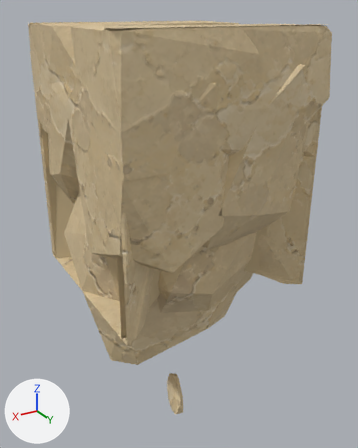
What one commit did to the glTF model assets/custom/models/ground_modules/ground_bottom_strip_04.glb.
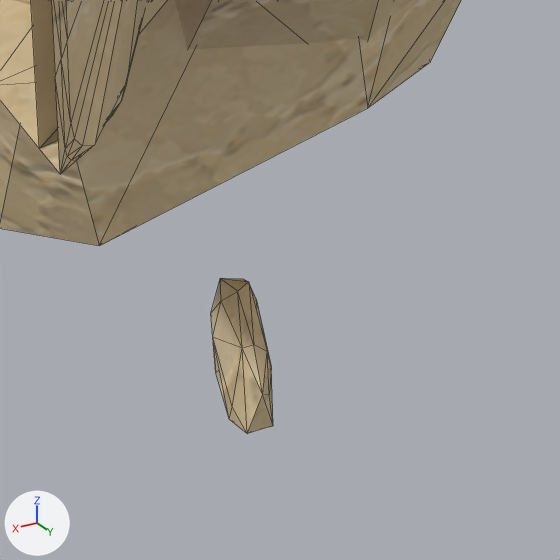
Each version appears first whole from a 50 mm camera at (1.701, 2.596, 0.963) aimed at (0.47, 0.544, -0.064), and next in a close-up on the part from 31% to 72% of the width and 67% to 100% of the height. Every picture has the same lights, and +X, +Y and +Z are marked at lower left. The first two pictures are the older version. The close-ups show mesh edges as thin lines. Vertices at exactly the same position are counted once.

The older version as bpy lines, for what is in view:
```python
me_groundbottomstrip04_bodyshouldermesh = bpy.data.meshes.new('GroundBottomStrip04_BodyShoulderMesh')
me_groundbottomstrip04_bodyshouldermesh.from_pydata(...)  # 965 vertices, 1728 faces; spans x 0.0..1.0, y -0.04..1.04, z -0.93..0.91
me_groundbottomstrip04_bodyshouldermesh.materials.append(mat_sandstone_plate_1_003)
me_groundbottomstrip04_bodyshouldermesh.materials.append(mat_sandstone_plate_2_003)
me_groundbottomstrip04_bodyshouldermesh.materials.append(mat_sandstone_plate_3_003)
me_groundbottomstrip04_bodyshouldermesh.materials.append(mat_sandstone_plate_4_003)
me_groundbottomstrip04_bodyshouldermesh.materials.append(mat_sandstone_plate_9_003)
me_groundbottomstrip04_bodyshouldermesh.materials.append(mat_sandstone_plate_10_003)
me_groundbottomstrip04_bodyshouldermesh.materials.append(mat_sandstone_plate_11_003)
me_groundbottomstrip04_bodyshouldermesh.materials.append(mat_sandstone_plate_12_003)
me_groundbottomstrip04_bodyshouldermesh.materials.append(mat_sandstone_plate_16_001)
me_groundbottomstrip04_bodyshouldermesh.materials.append(mat_groundmodulerecess)  # beige #cdb890
ob_groundbottomstrip04_body = bpy.data.objects.new('GroundBottomStrip04_Body', me_groundbottomstrip04_bodyshouldermesh)
ob_groundbottomstrip04_body.location = (0.0, 0.0, 0.0)
```
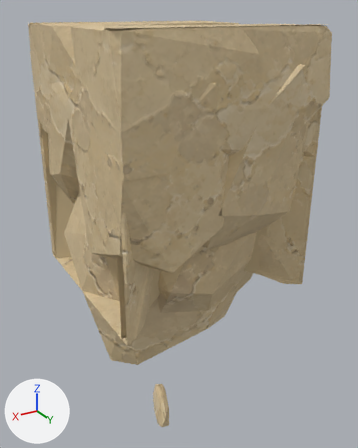
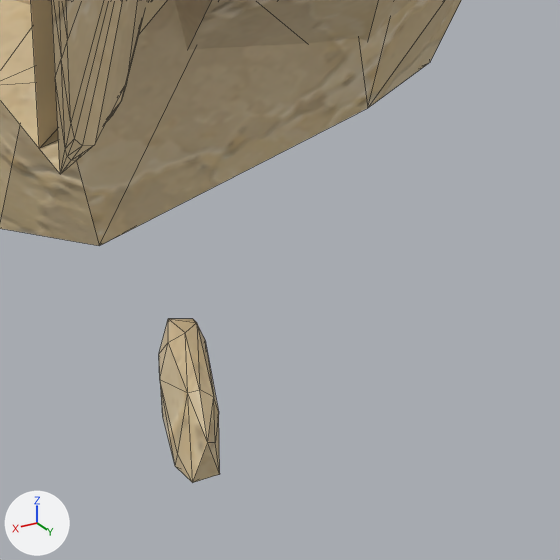
Patch to the scene script:
```diff
--- a/assets/custom/models/ground_modules/ground_bottom_strip_04.glb.py
+++ b/assets/custom/models/ground_modules/ground_bottom_strip_04.glb.py
@@ me_groundbottomstrip04_bodyshouldermesh @@
 # used by ob_groundbottomstrip04_body; location = (0.0, 0.0, 0.0)
-me_groundbottomstrip04_bodyshouldermesh.from_pydata(...)  # 965 vertices, 1728 faces; spans x 0.0..1.0, y -0.04..1.04, z -0.93..0.91
+me_groundbottomstrip04_bodyshouldermesh.from_pydata(...)  # 965 vertices, 1728 faces; spans x 0.0..1.0, y -0.04..1.04, z -0.92..0.91
+# me_groundbottomstrip04_bodyshouldermesh part 1: the loose piece of 24 vertices spanning x 0.62..0.73, y 0.75..0.97, z -0.93..-0.79 is moved by (0.11, 0.05, 0.01)
 me_groundbottomstrip04_bodyshouldermesh.materials.append(mat_sandstone_plate_1_003)
```

Location of each change, [x1, y1, x2, y2] in pixels of the close-ups (560 x 560 px; the box of a moved part takes in the faces that stretch with it):
'GroundBottomStrip04_Body', reshaped
    before: [0, 0, 461, 434]
    after: [0, 0, 461, 483]
part 1 of me_groundbottomstrip04_bodyshouldermesh, moved or reshaped
    before: [211, 278, 273, 434]
    after: [159, 319, 220, 483]
